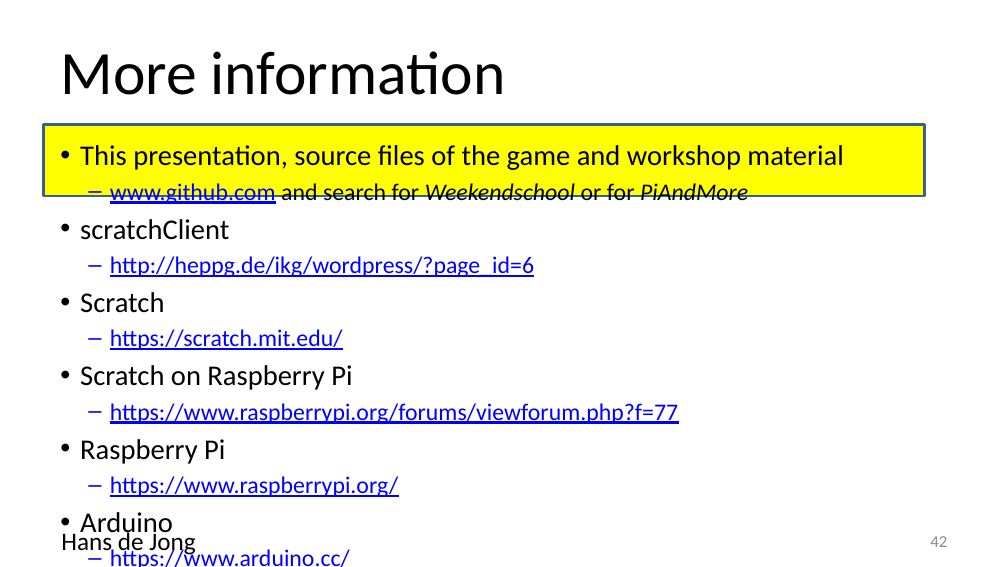
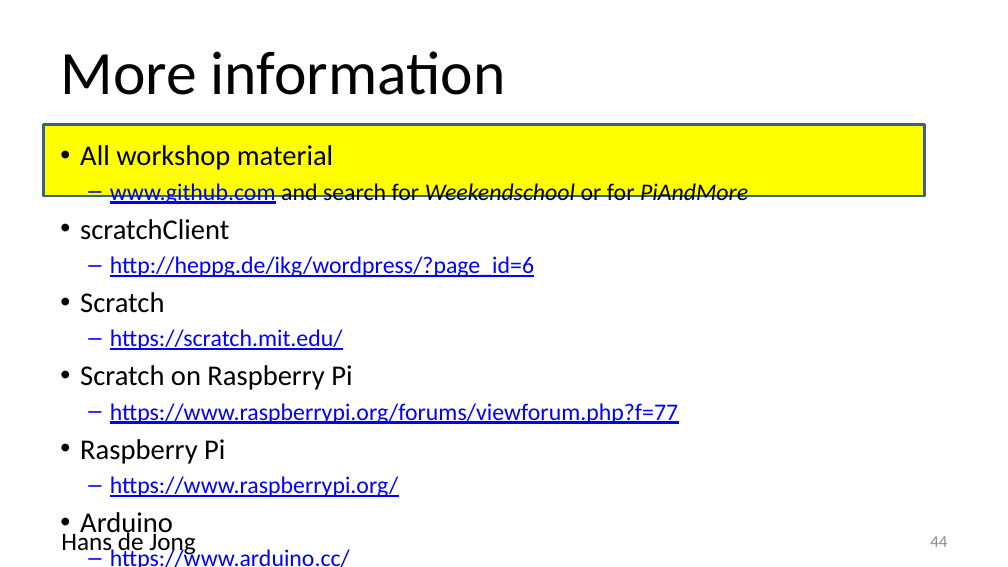
Before and after one commit to hansdejongehv/Weekendschool-PiAndMore, a slide deck: slide 44 of PiAndMore/Part-1--Breadboard/PiAndMore workshop physical computing with Arduino - part 1 - Beginners and Advanced.v0.3.pptx (slide 42 before the commit). Drawn at 1008x567 pixels with LibreOffice and Linux fonts; fonts in the diff are those of the drawing; background and template pictures are left out. Boxes give left, top, right and bottom in pixels: in the first picture for what was removed or moved away, otherwise in the second. Text is boxed around its words. In the diff, an @@ line names an element or a change of style, - is before the commit and + after.

Commit message:
Presentation update

```diff
--- a/PiAndMore/Part-1--Breadboard/PiAndMore workshop physical computing with Arduino - part 1 - Beginners and Advanced.v0.3.pptx
+++ b/PiAndMore/Part-1--Breadboard/PiAndMore workshop physical computing with Arduino - part 1 - Beginners and Advanced.v0.3.pptx
@@ text at (x1=80, y1=145, x2=333, y2=170): text changed @@
-• This presentation, source files of the game and workshop material
+• All workshop material
@@ page number at (x1=930, y1=536, x2=947, y2=547): text changed @@
-42
+44
```
Also in this commit, not shown: 13 slides added.
